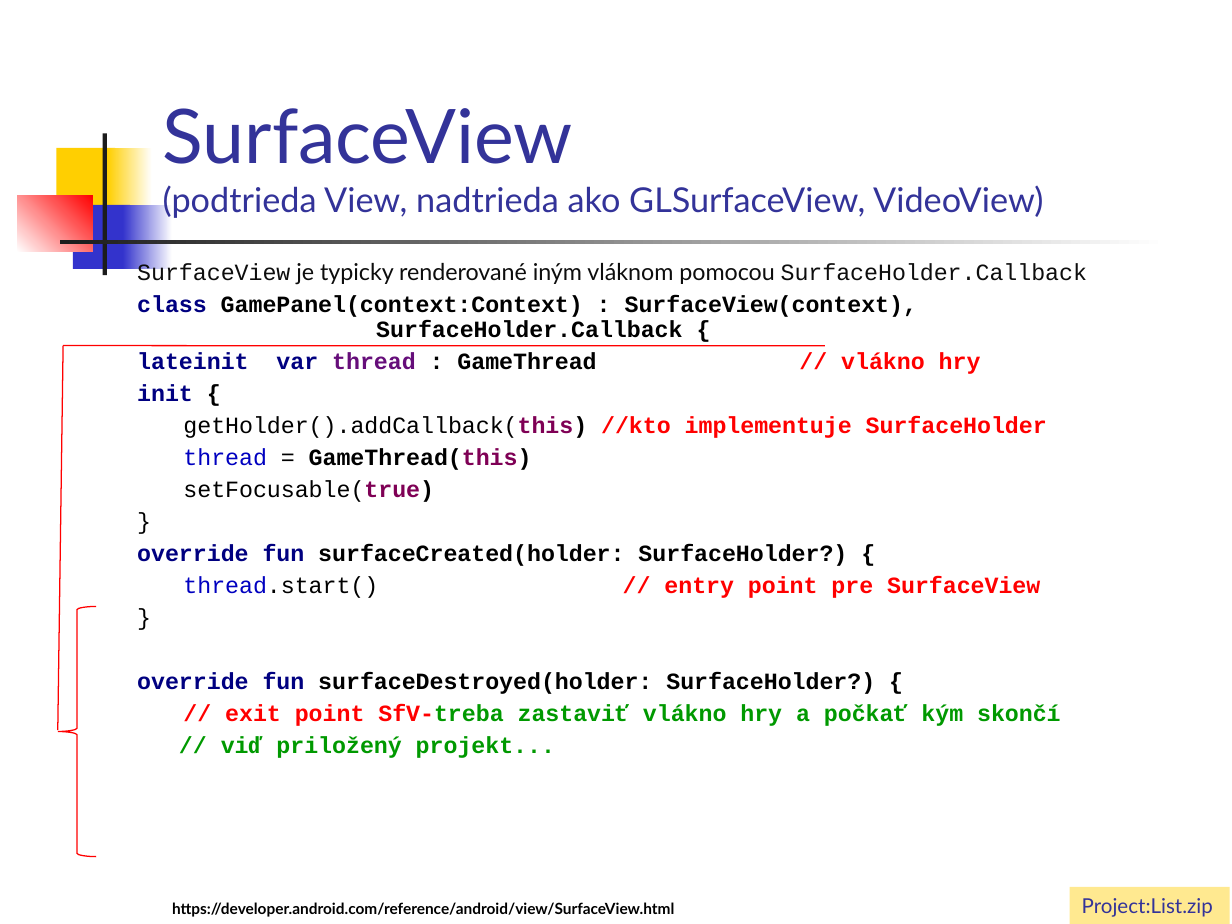
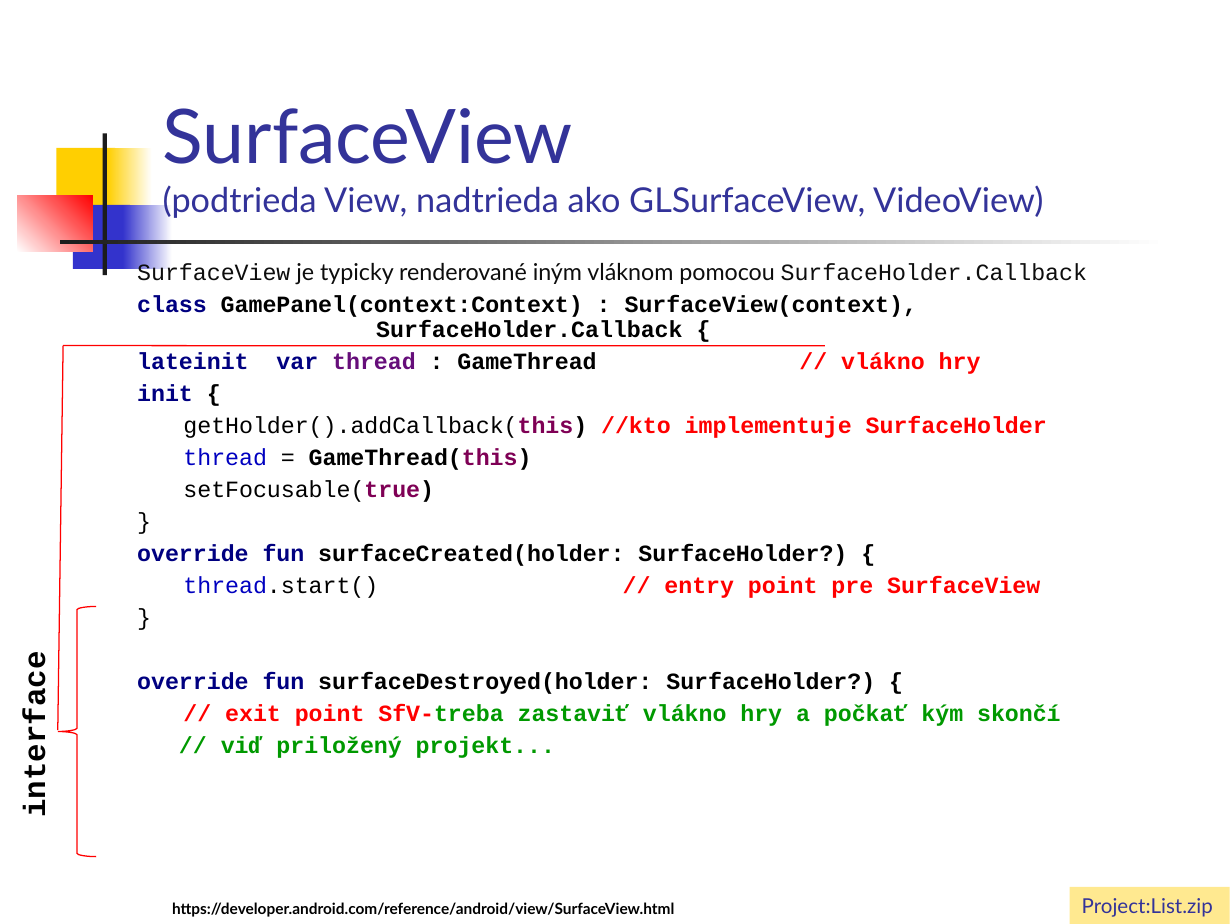
Before and after one commit to vmandro/Prednasky, a slide deck: slide 13 of 05/05_Android.ppt (slide 8 before the commit). Drawn at 1232x924 pixels with LibreOffice and Linux fonts; fonts in the diff are those of the drawing. Boxes give left, top, right and bottom in pixels: in the first picture for what was removed or moved away, otherwise in the second. Text is boxed around its words. In the diff, an @@ line names an element or a change of style, - is before the commit and + after.

```diff
--- a/05/05_Android.ppt
+++ b/05/05_Android.ppt
@@ text added at box(19, 667, 54, 812), 18 pt, text #000000, bold @@
+interface
```
Also in this commit, not shown: 3 other slides changed, 7 slides added, 3 other files.
